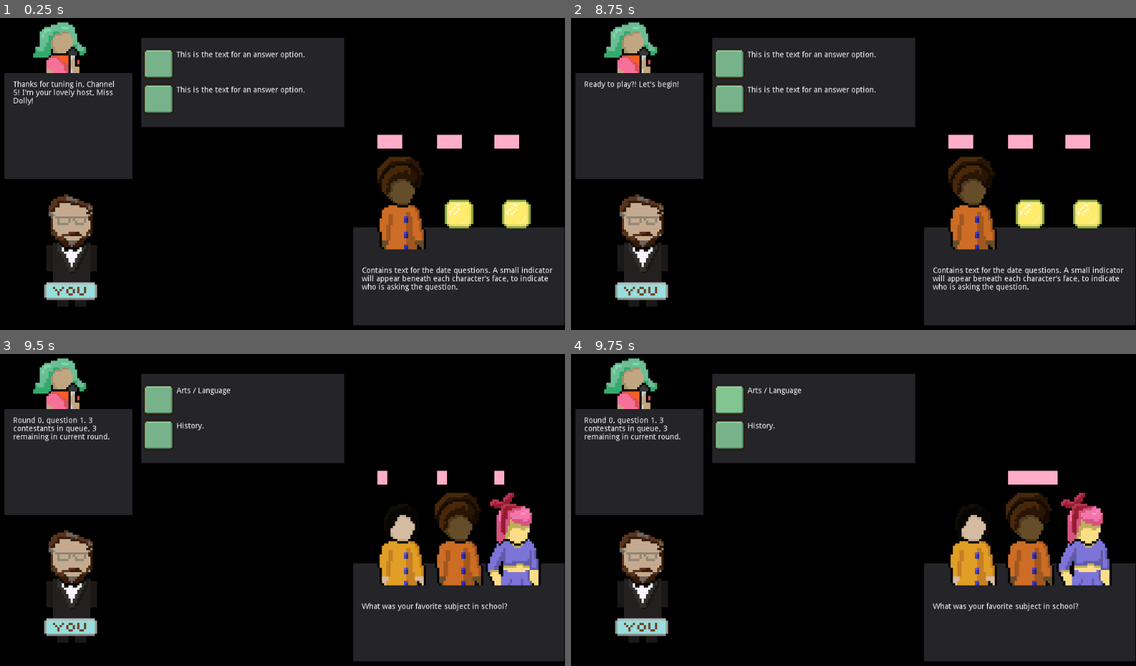
Above: before the commit, frames 1-4 (two rows, left to right).
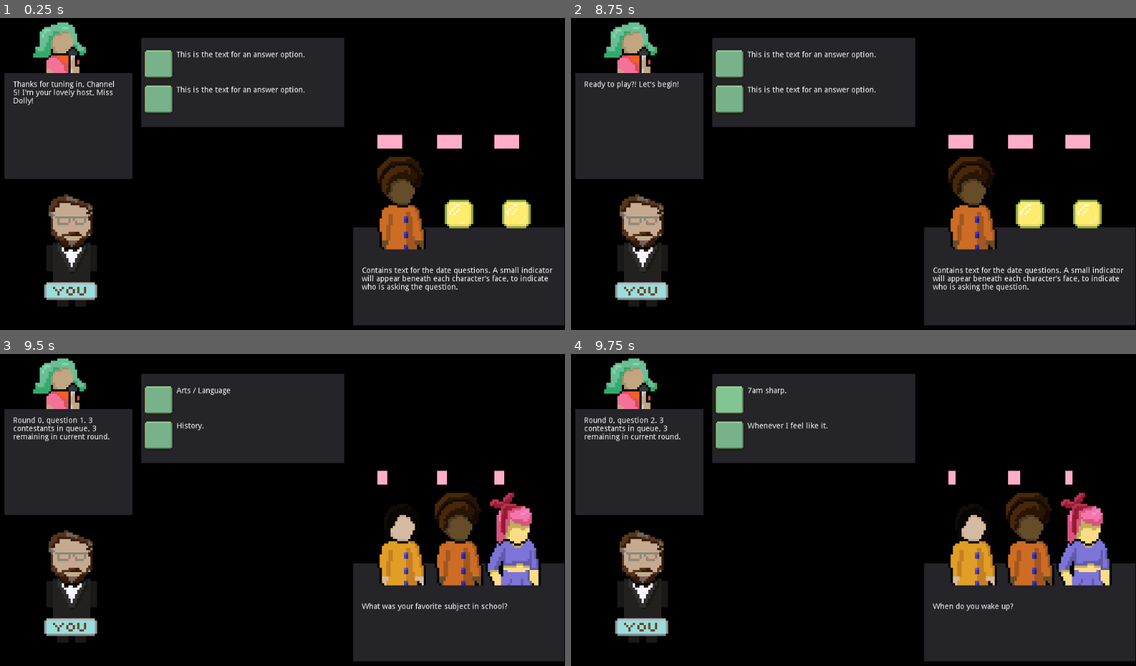
Above: after the commit, the same moments.

Repository: Clover10123/Subtraction
Game: Godot game, scene res://Scenes/GameScene.tscn
Two runs of this game, one before a commit and one after it. Both use one fixed random seed, a clock stepped at 60 frames per second and the inputs below. This scene is started directly instead of the project's main scene.
Inputs (mouse positions are in pixels of both pictures, inside the frame that each line leads up to):
- Up to frame 1 (0.25 s): no input
- Up to frame 2 (8.75 s): tap Enter at 0.5, 2, 3.5 s; move the mouse to (977, 164) at 0.52 s; press the mouse at (977, 164) at 0.53 s; tap Space at 1.25, 2.75, 4.25 s; move the mouse to (740, 198) at 1.27 s; release the mouse at (740, 198) at 1.28 s; click (740, 198) at 1.35 s; move the mouse to (910, 108) at 2.02 s; press the mouse at (910, 108) at 2.03 s; move the mouse to (825, 245) at 2.77 s; release the mouse at (825, 245) at 2.78 s; click (825, 245) at 2.85 s; move the mouse to (1023, 230) at 3.52 s; press the mouse at (1023, 230) at 3.53 s; move the mouse to (684, 130) at 4.27 s; release the mouse at (684, 130) at 4.28 s; click (684, 130) at 4.35 s; move the mouse to (881, 180) at 5.02 s; press the mouse at (881, 180) at 5.03 s; move the mouse to (768, 99) at 5.77 s; release the mouse at (768, 99) at 5.78 s; click (768, 99) at 5.85 s; move the mouse to (977, 164) at 6.52 s; press the mouse at (977, 164) at 6.53 s; move the mouse to (740, 198) at 7.27 s; release the mouse at (740, 198) at 7.28 s; click (740, 198) at 7.35 s; move the mouse to (910, 108) at 8.02 s; press the mouse at (910, 108) at 8.03 s
- Up to frame 3 (9.5 s): move the mouse to (254, 581) at 8.77 s; release the mouse at (254, 581) at 8.78 s; click (254, 581) at 8.85 s
- Up to frame 4 (9.75 s): click "Arts / Language" at 9.5 s

Frames 1-3 are identical in both runs. In frame 4, 0.9% of the frame differs, in the area x 14-90%, y 10-83%.
Error before the commit: Invalid get index '2' (on base: 'Array'). (res://Scenes/Scripts/Dates.gd:56)

Commit message:
Added speed dating

Diff:
--- a/Scenes/GameScene.tscn
+++ b/Scenes/GameScene.tscn
@@ -11,7 +11,6 @@
 [ext_resource path="res://Scenes/Scripts/GameScene.gd" type="Script" id=9]
 [ext_resource path="res://textures/graphics/youlabel.png" type="Texture" id=10]
 [ext_resource path="res://textures/characters/dates/femdate1.png" type="Texture" id=11]
-
 [ext_resource path="res://Sound/main_game_track.mp3" type="AudioStream" id=12]
 [ext_resource path="res://Sound/scroll_button_sound.mp3" type="AudioStream" id=13]
 [ext_resource path="res://Sound/fm_text_effect_sound.mp3" type="AudioStream" id=14]
@@ -178,7 +177,6 @@
 
 [node name="SettingsMenu" parent="." instance=ExtResource( 1 )]
 
-
 [node name="GameShowMusic" type="AudioStreamPlayer" parent="."]
 stream = ExtResource( 12 )
 autoplay = true
@@ -199,6 +197,5 @@
 stream = ExtResource( 17 )
 
 [connection signal="mouse_entered" from="AnswerPanel/Option1" to="." method="_on_Option1_mouse_entered"]
-
 [connection signal="pressed" from="AnswerPanel/Option1" to="." method="_on_Option1_pressed"]
 [connection signal="pressed" from="AnswerPanel/Option2" to="." method="_on_Option2_pressed"]
--- a/Scenes/MainScene.tscn
+++ b/Scenes/MainScene.tscn
@@ -131,11 +131,13 @@
 
 [node name="Timer" type="Timer" parent="."]
 one_shot = true
+
 [node name="MenuMusicPlayer" type="AudioStreamPlayer" parent="."]
 stream = ExtResource( 10 )
 autoplay = true
 
 [node name="ConfirmAudioPlayer" type="AudioStreamPlayer" parent="."]
 stream = ExtResource( 11 )
+
 [connection signal="pressed" from="ButtonPanel/PlayButton" to="." method="_on_PlayButton_pressed"]
 [connection signal="timeout" from="Timer" to="." method="_on_Timer_timeout"]
--- a/Scenes/Scripts/Dates.gd
+++ b/Scenes/Scripts/Dates.gd
@@ -52,9 +52,15 @@
 	return false
 
 func update():
+	var cont = false
 	for i in range(0,dates.size()):
 		if(dates[i].attraction <= 0):
 			dates.remove(i)
+			cont = true
+			break
+	if(cont):
+		update()
+
 
 func get(i):
 	assert(i>=0)
--- a/Scenes/Scripts/GameScene.gd
+++ b/Scenes/Scripts/GameScene.gd
@@ -8,7 +8,7 @@
 onready var QUESTIONS_PATH = "res://questions.json"
 onready var HOST_PATH = "res://gameIntroDialogue.json"
 
-const modifier = 100 ## todo switch back to 5
+const modifier = 5
 const ROUND_QUESTION_NUM = 6
 const NUM_QUESTIONS = 60
 
@@ -88,9 +88,12 @@
 	return ret
 
 func updateDates():
-	$DatePanel/Date1/Date1Affection.set_value(dates.get(0).attraction)
-	$DatePanel/Date2/Date2Affection.set_value(dates.get(1).attraction)
-	$DatePanel/Date3/Date3Affection.set_value(dates.get(2).attraction)
+	if(dates.size()>=1):
+		$DatePanel/Date1/Date1Affection.set_value(dates.get(0).attraction)
+	if(dates.size()>=2):
+		$DatePanel/Date2/Date2Affection.set_value(dates.get(1).attraction)
+	if(dates.size()>=3):
+		$DatePanel/Date3/Date3Affection.set_value(dates.get(2).attraction)
 	dates.update()
 
 func initDating():
@@ -107,6 +110,8 @@
 	initRound()
 
 func initQuestion():
+	for i in range(0,3):
+		updateDateSprite(i)
 	dates.printString()
 	var q = getQuestion()
 	$GameShowHost/HostTextPanel/HostText.text = "Round " + str(roundNum) + ", question " + str(formatQuestion()) + ". " + str(dates.contestantsInQueue()) + " contestants in queue, " + str(dates.size()) + " remaining in current round."
@@ -166,8 +171,8 @@
 	var smitten = dates.smitten()
 	if(smitten.size()!=0):
 		for d in smitten:
-			speedDates.push(smitten)
-		speedDate()
+			speedDates.push_back(d)
+		initSpeedDate()
 		return
 	endAnswer()
 
@@ -193,6 +198,7 @@
 	$DatePanel.visible = false
 	$PlayerSprite.visible = false
 	$youlabel.visible = false
+	$AnswerPanel.visible = false
 	$GameShowMusic.stop()
 	speedDate()
 
@@ -203,6 +209,7 @@
 	$DatePanel.visible = true
 	$PlayerSprite.visible = true
 	$youlabel.visible = true
+	$AnswerPanel.visible = true
 	$GameShowMusic.start()
 
 	updateDates()
@@ -223,8 +230,7 @@
 	if get_tree().change_scene("res://Scenes/MainScene.tscn") == OK:
 		return
 	else:
-		$AlertWindow.show()
-		#update_alert_text("Error grabbing game scene.")
+		print("Error grabbing game scene")
 
 func _on_Option1_pressed():
 	if(state == GameState.PANEL):
--- a/Scenes/Scripts/SpeedDating.gd
+++ b/Scenes/Scripts/SpeedDating.gd
@@ -9,9 +9,11 @@
 var q1
 var q2
 var rng
-var question = q1
+var question
 var answers = ["", ""]
 var secondRound
+
+var firstTimer = true
 
 var introDialogue = []
 var introDialogueIndex = 0
@@ -31,6 +33,14 @@
 		introDialogue.push_back(item)
 	secondRound = false
 
+
+func initSpeed():
+	state = SpeedState.SPEED
+	print("Init speed")
+	updateQuestion()
+	time()
+
+
 func _input(event):
 	if event.is_action_pressed("click"):
 		click_handler()
@@ -47,24 +57,21 @@
 
 func updateIntroDialogue():
 	# $HostAudio.play()
-	$DollysPanel/DollysText.text = introDialogue[introDialogueIndex]
+	$DollysPanel/DollyText.text = introDialogue[introDialogueIndex]
 
 func updateQuestion():
 	$DatePanel/DateQuestionText.text = question.text
 	answers[0] = rng.randi_range(0,3)
 	answers[1] = (answers[0]+rng.randi_range(1,3))%4
-	$AnswerPanel/Option1/Option1Label.text = question.ans[answers[0]]
-	$AnswerPanel/Option2/Option2Label.text = question.ans[answers[1]]
-
-func initSpeed():
-	updateQuestion()
-	time()
+	$DatePanel/Option1Button/Option1Text.text = question.ans[answers[0]]
+	$DatePanel/Option2Button/Option2Text.text = question.ans[answers[1]]
 
 func ready(chara, dat, qOne, qTwo, rand):
 	character = chara
 	date = dat
 	q1 = qOne
 	q2 = qTwo
+	question = q1
 	introDialogueIndex = 0
 	rng = rand
 
@@ -86,11 +93,19 @@
 	timer.start(Q_TIMEOUT) #to start
 
 func randomAnswer():
+	print("Timer ran out!")
+
+	if(firstTimer == true and secondRound == false):
+		firstTimer = false
+		return
+
 	var i = rng.randi_range(0,1)
 	if(i==0):
-		_on_Option1_pressed()
+		_on_Option1Button_pressed()
 	else:
-		_on_Option2_pressed()
+		_on_Option2Button_pressed()
+
+	firstTimer = false
 
 func answer(e):
 	date.processAnswerSpeed(e)
@@ -101,17 +116,20 @@
 		secondRound = true
 		question = q2
 	else:
-		get_parent().endSpeed()
+		get_parent().endSpeedDate()
 
 func lose():
-	print("Lose")
-	## TODO switch to lose scene
+	print("You lost the game")
+	if get_tree().change_scene("res://Scenes/MainScene.tscn") == OK:
+		return
+	else:
+		print("Error grabbing game scene")
 
-func _on_Option1_pressed():
+func _on_Option1Button_pressed():
 	if(state == SpeedState.SPEED):
 		answer(answers[0])
 
 
-func _on_Option2_pressed():
+func _on_Option2Button_pressed():
 	if(state == SpeedState.SPEED):
 		answer(answers[1])
--- a/Scenes/SpeedDatingScene.tscn
+++ b/Scenes/SpeedDatingScene.tscn
@@ -55,6 +55,9 @@
 margin_right = 368.0
 margin_bottom = 64.0
 text = "Text box for date questions."
+__meta__ = {
+"_edit_use_anchors_": false
+}
 
 [node name="Option1Button" type="TextureButton" parent="DatePanel"]
 margin_left = 8.0
@@ -86,6 +89,9 @@
 texture_normal = ExtResource( 2 )
 expand = true
 stretch_mode = 4
+__meta__ = {
+"_edit_use_anchors_": false
+}
 
 [node name="Option2Text" type="RichTextLabel" parent="DatePanel/Option2Button"]
 margin_left = 64.0
